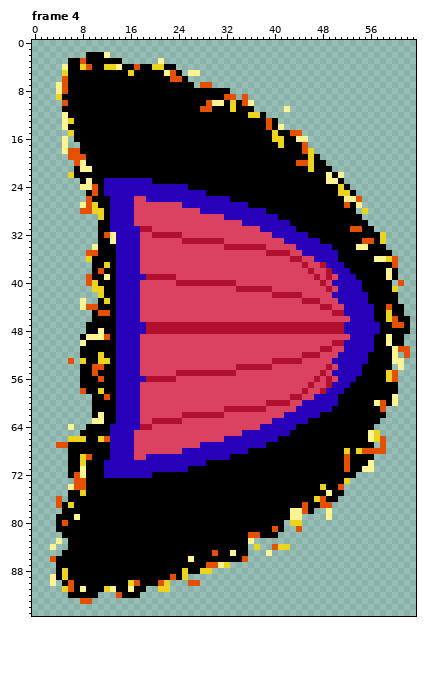
Pixel-art file -- Assets/Raw/Sprites/Enemies/Boss4/PhaseSwitch/Tail.aseprite. The picture above is the old version.
64x96 pixels, 8 frames. Shown: frame 4. The commit also changed other frames, which this record leaves out.
The same view after the edit:
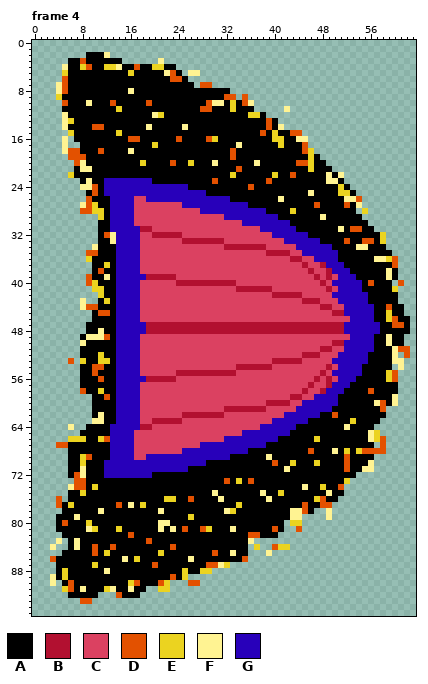
Palette (. is transparent): A #000000  B #b21030  C #db4161  D #e35100  E #ebd320  F #fff392  G #2800ba
Change:
Changed rows in their new state; - is an unchanged pixel.
Frame 4, layer "Base":
first column x 9:
 8 -------F------------------------------------
10 F---D-----D---------------------------------
11 -----E--------------------------------------
12 -----------FE-------------------------------
14 -DD-------F-----F---------------------------
15 -----E-----------------------D--------------
16 -------DD------D----DE----------------------
17 -----------E-------------F------------------
18 --D----F----------------D-------------------
19 ------------------------D-------------------
20 ---------E----D--E---F------F---------------
21 -------------------------D------------------
22 ------------------------E------E--D---------
23 ---------------------D--------D-------------
24 ---------------------------D----------------
25 -------------------------------------F------
26 --------------------------------F-----------
27 --------------------------------------D-----
28 ----------------------------------E---------
29 ---------------------------------------F----
31 ------------------------------------------F-
33 -------------------------------------------D
first column x 56:
40 D
first column x 56:
58 D
first column x 7:
62 -------------------------------------------D---
63 ----------------------------------------------E
64 ---------------------------------------------F-
66 ----------------------------------------E------
68 ---------------------------------------D---F---
69 --------------------------------F--------------
70 ---------------------------------D--E---E------
71 -----------------------------------F-----------
73 -------------------------D-E-D-----------------
74 ---E----------------------------------F--------
75 -----------------------F-------F--E------------
76 ---------------EE--D----F-------F--------------
77 -------D-F-E---------------E-------------------
78 ----F---------F----------FE--------------------
79 -------------------E---------------------------
80 --E-----------FF-------------------------------
81 --FE---E------F-F-D--DE---F--------------------
82 ---------D-------------------------------------
83 F-----------D----------------------------------
84 F--D--D---------D------------------------------
85 ---D-E--------E--------------------------------
86 --------F-E------------------------------------
87 ---E---------D---------------------------------
88 -----F-----------------------------------------
Boxes around the changes in both pictures, in picture pixels (x1, y1, x2, y2):
changed: (86, 88, 350, 244)
changed: (368, 280, 374, 286)
changed: (368, 388, 374, 394)
changed: (74, 412, 356, 574)
